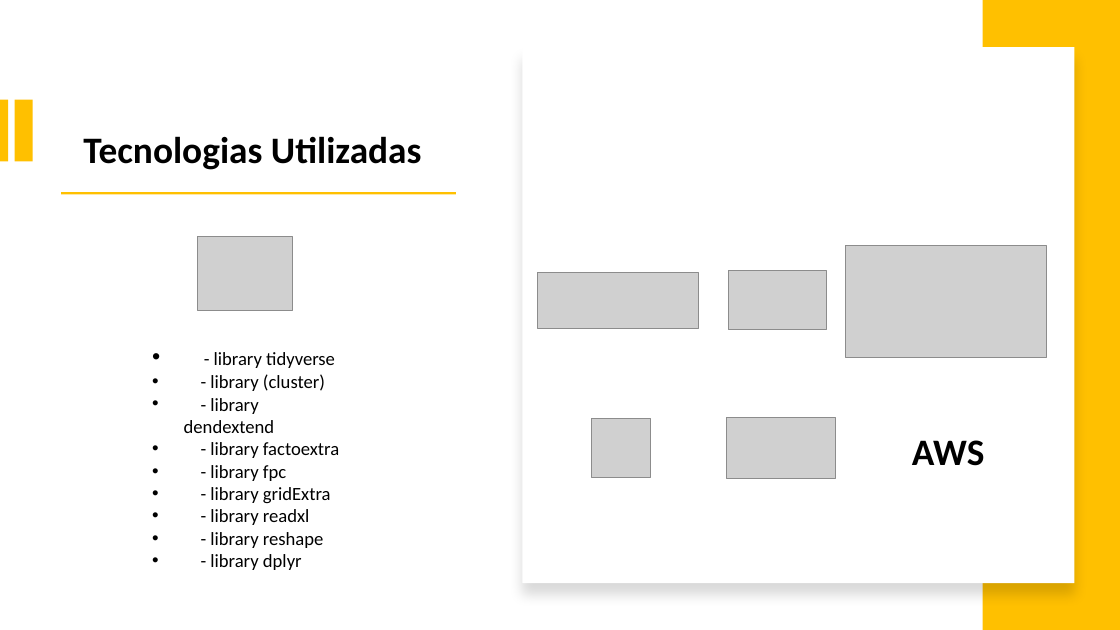
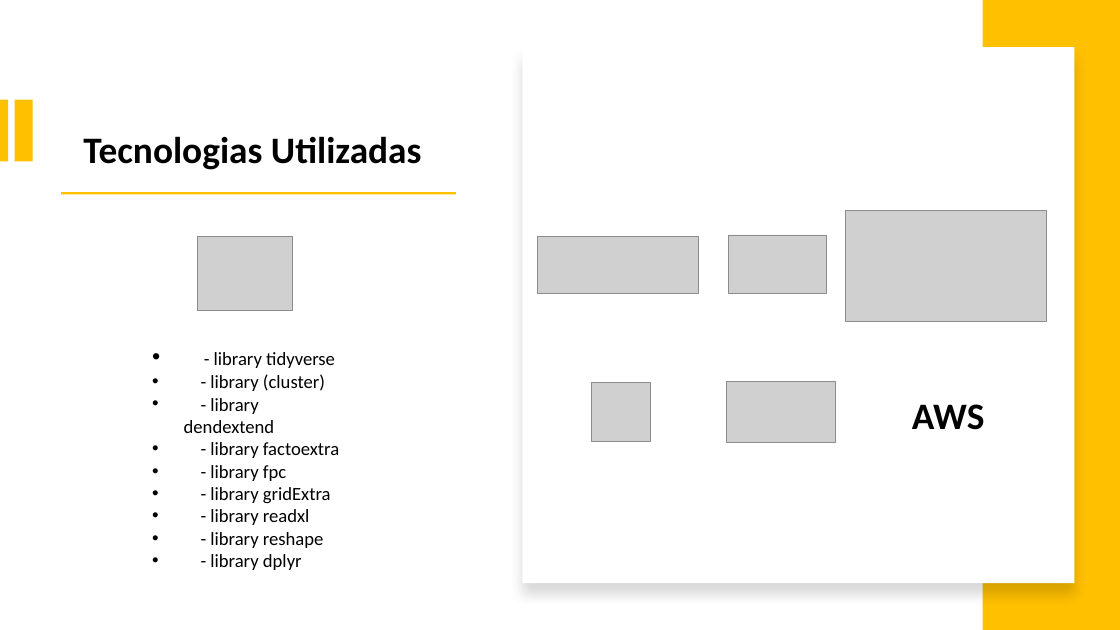
Before and after one commit to israeljmcarvalho/portfolioicarvalho, a slide deck: slide 7 of slides/Slides Portfólio Israel J. M. Carvalho.pptx. Drawn at 1120x630 pixels with LibreOffice and Linux fonts; fonts in the diff are those of the drawing; grey boxes stand for pictures. Boxes give left, top, right and bottom in pixels: in the first picture for what was removed or moved away, otherwise in the second. Text is boxed around its words. In the diff, an @@ line names an element or a change of style, - is before the commit and + after.

```diff
--- a/slides/Slides Portfólio Israel J. M. Carvalho.pptx
+++ b/slides/Slides Portfólio Israel J. M. Carvalho.pptx
@@ 5 pictures, 1 text: place and size @@
-5 pictures, 1 text at [538, 246, 1047, 479]
+5 pictures, 1 text at [538, 210, 1047, 443]
```
Also in this commit, not shown: 4 other slides changed, 2 slides added, 8 slides removed, 13 other files.
